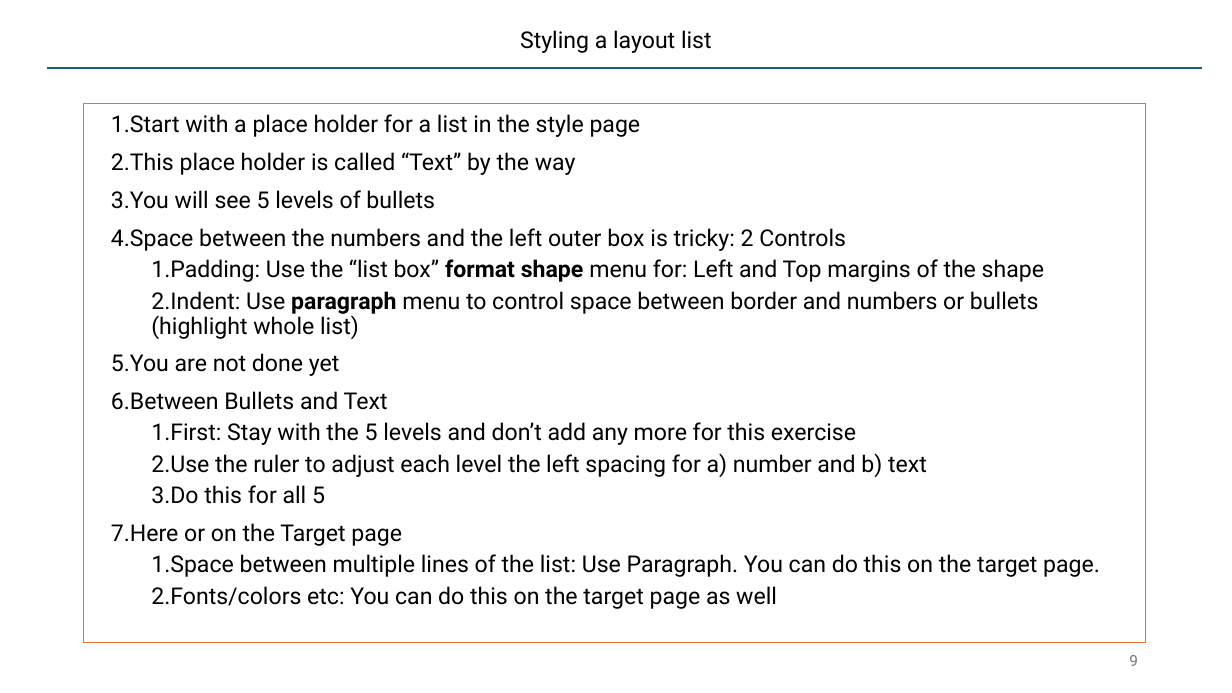
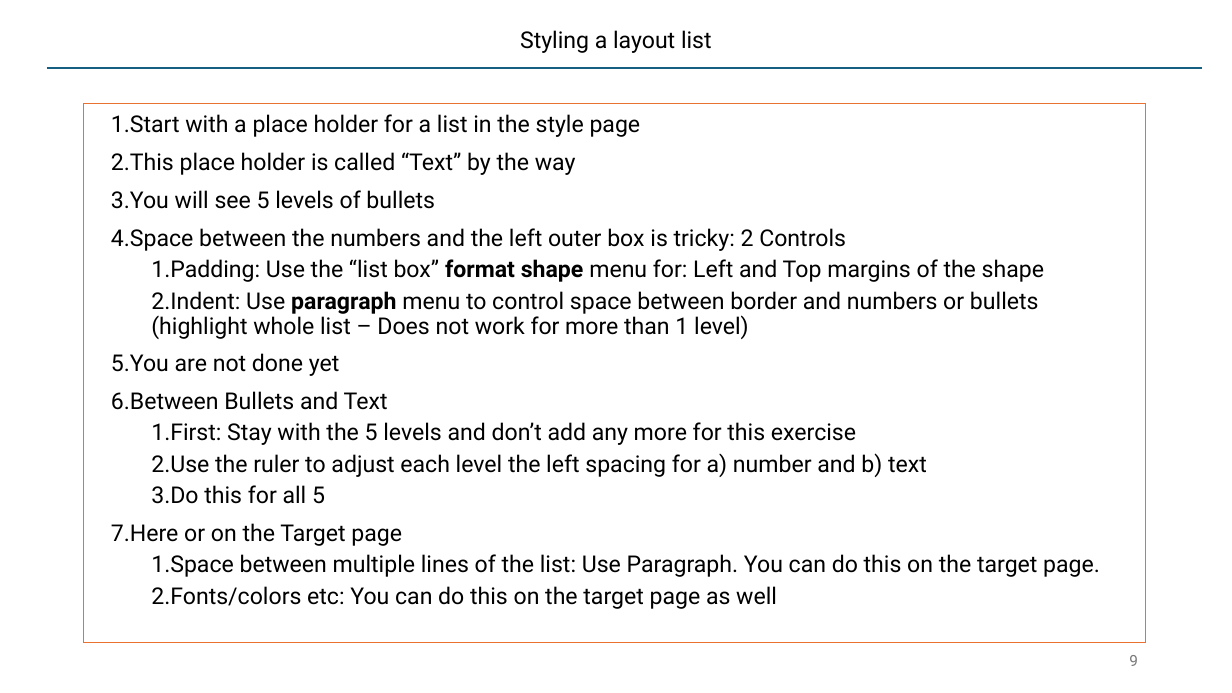
Before and after one commit to SatyaKomatineni/articles-repo, a slide deck: slide 9 of architecture/styling-lists-in-powerpoint.pptx. Drawn at 1232x693 pixels with LibreOffice and Linux fonts; fonts in the diff are those of the drawing. Boxes give left, top, right and bottom in pixels: in the first picture for what was removed or moved away, otherwise in the second. Text is boxed around its words. In the diff, an @@ line names an element or a change of style, - is before the commit and + after.

Commit message:
more fixes for list controls

```diff
--- a/architecture/styling-lists-in-powerpoint.pptx
+++ b/architecture/styling-lists-in-powerpoint.pptx
@@ text at (x1=151, y1=291, x2=1039, y2=339): text changed @@
-  2. Indent: Use paragraph menu to control space between border and numbers or bullets (highlight whole list)
+  2. Indent: Use paragraph menu to control space between border and numbers or bullets (highlight whole list – Does not work for more than 1 level)
```
Also in this commit, not shown: 2 slides added.
